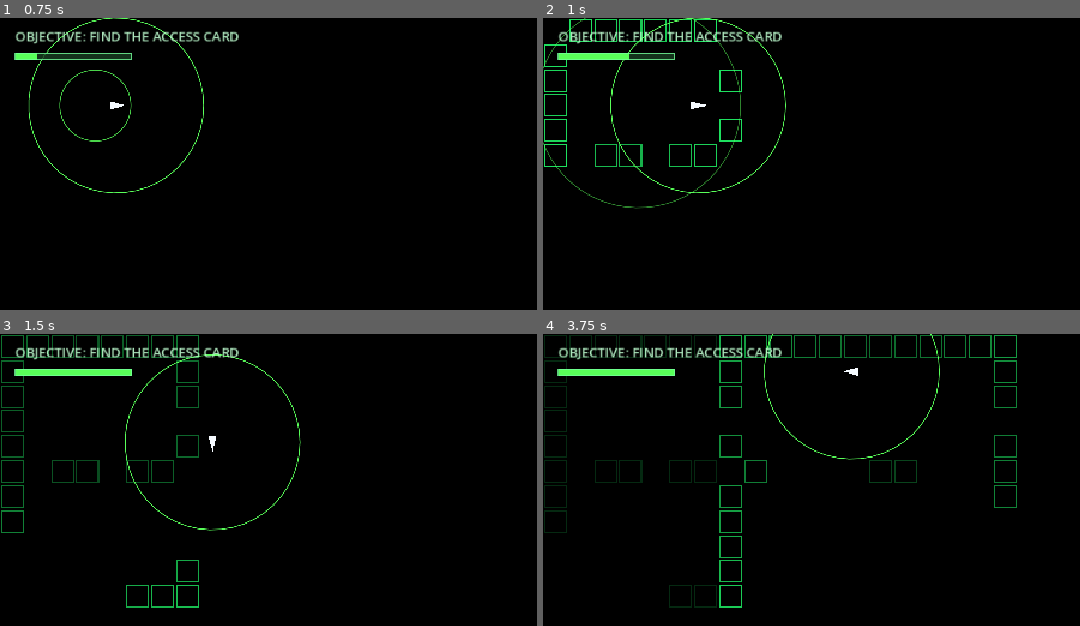
Above: before the commit, frames 1-4 (two rows, left to right).
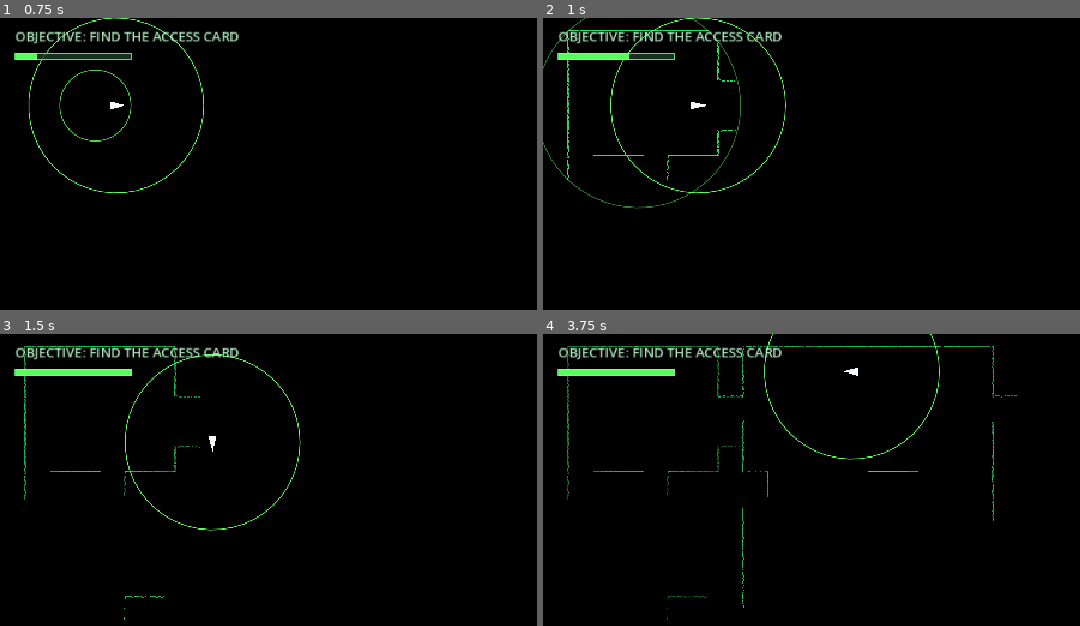
Above: after the commit, the same moments.

Repository: UnderstoodUseYourUsernameHere/Sonar
Game: Godot game, scene res://scenes/main.tscn
Same seed, same stepped clock (60 frames per second), same inputs: the game is played once before the commit and once after it.
Inputs (mouse positions are in pixels of both pictures, inside the frame that each line leads up to):
- Up to frame 1 (0.75 s): tap Enter at 0.5 s; move the mouse to (outside the picture) at 0.52 s; hold Right (move_right) from 0.53 s (still down); tap Space (ping) at 0.6 s; click (outside the picture) at 0.67 s
- Up to frame 2 (1 s): keep holding Right (move_right)
- Up to frame 3 (1.5 s): move the mouse to (outside the picture) at 1.27 s; release Right (move_right) at 1.28 s; hold S (move_down) from 1.28 s (still down); tap Alt at 1.35 s
- Up to frame 4 (3.75 s): tap R (restart) at 2, 2.75 s; move the mouse to (1020, 503) at 2.02 s; release S (move_down) at 2.03 s; hold Right (move_right) 2.03-2.78 s; tap Shift at 2.1 s; move the mouse to (outside the picture) at 2.77 s; hold W (move_up) 2.78-3.53 s; tap Space (ping) at 2.85 s; click (outside the picture) at 2.92 s; move the mouse to (outside the picture) at 3.52 s; hold Left (move_left) from 3.53 s (still down); tap Alt at 3.6 s

Frame 1 is identical in both runs. In frame 2, 1.4% of the frame differs, in the area x 0-38%, y 0-56%; in frame 3, 2.1%; in frame 4, 3.9%, in the area x 0-89%, y 0-98%.

Commit message:
feature: Replace cell-based wall reveal with LIDAR-style ray scan

Diff:
--- a/scripts/main.gd
+++ b/scripts/main.gd
@@ -68,8 +68,16 @@
 const MONSTER_ATTACK_TRIGGER_DISTANCE: float = TILE_SIZE * 0.9
 const MONSTER_ATTACK_WINDUP: float = 0.3
 
-const WALL_DIM_SEEN_ALPHA: float = 0.18 ## A wall thats been seen before never dims below this(its going to be an alpha, sigma oh my god!!!!)
+const WALL_DIM_SEEN_ALPHA: float = 0.35 ## A wall thats been seen before never dims below this(its going to be an alpha, sigma oh my god!!!!)
 const WALL_FLASH_DURATION: float = 1.2
+
+const SCAN_RAY_COUNT: int = 720
+const SCAN_POINT_LENGTH: float = 2.2
+const SCAN_POINT_WIDTH: float = 1.4
+const SCAN_JITTER: float = 0.6
+const SCAN_MAX_POINTS: int = 6000
+const SCAN_HOLD_DURATION: float = 8.0
+const SCAN_FADE_DURATION: float = 12.0
 
 const MONSTER_ROAM_WAIT: float = 0.75
 const MONSTER_ROAM_MIN_DISTANCE: int = 8
@@ -128,11 +136,19 @@
 	"################################"
 ]
 
+class ScanPoint:
+	var position: Vector2
+	var tangent: Vector2
+	var distance: float = 0.0
+	var born_time: float = 0.0
+
 class SonarPulse:
 	var origin: Vector2
 	var origin_cell: Vector2i
 	var radius: float = 0.0
 	var previous_radius: float = 0.0
+	var hits: Array[ScanPoint] = []
+	var next_hit_index: int = 0
 
 	func _init(start_origin: Vector2, start_cell: Vector2i) -> void:
 		origin = start_origin
@@ -177,7 +193,8 @@
 var active_pulses: Array[SonarPulse] = []
 var wall_cells: Array[Vector2i] = []
 var walkable_cells: Array[Vector2i] = []
-var wall_last_lit: Dictionary = {}
+var scan_points: Array[ScanPoint] = []
+var scan_rng: RandomNumberGenerator = RandomNumberGenerator.new()
 
 var last_ping_time: float = -1000.0
 
@@ -256,6 +273,7 @@
 
 	map_is_valid = true
 	monster_rng.randomize()
+	scan_rng.randomize()
 
 	player_draw_position = _cell_center(player_cell)
 	player_draw_angle = Vector2(player_facing).angle()
@@ -719,6 +737,7 @@
 		return
 
 	game_time += delta
+	_update_scan_points()
 
 	if Input.is_action_just_pressed("ping"):
 		_try_emit_ping()
@@ -863,6 +882,70 @@
 			y += step_y
 	return true
 
+func _cast_scan_ray(origin: Vector2, direction: Vector2, max_distance: float) -> ScanPoint:
+	var cell: Vector2i = _cell_from_position(origin)
+	var step_x: int = 1 if direction.x > 0.0 else -1
+	var step_y: int = 1 if direction.y > 0.0 else -1
+
+	var t_max_x: float  = INF
+	var t_delta_x: float = INF
+	if not is_zero_approx(direction.x):
+		var boundary_x: float = float(cell.x + (1 if step_x > 0 else 0)) * TILE_SIZE
+		t_max_x = (boundary_x - origin.x) / direction.x
+		t_delta_x = TILE_SIZE / absf(direction.x)
+
+	var t_max_y: float = INF
+	var t_delta_y: float = INF
+	if not is_zero_approx(direction.y):
+		var boundary_y: float = float(cell.x + (1 if step_y > 0 else 0)) * TILE_SIZE
+		t_max_y = TILE_SIZE / absf(direction.y)
+		t_delta_y = TILE_SIZE / absf(direction.y)
+
+	for _step in range(64):
+		var t: float
+		var tangent: Vector2
+
+		if t_max_x < t_max_y:
+			t = t_max_x
+			t_max_x += t_delta_x
+			cell.x += step_x
+			tangent = Vector2(0.0, 1.0)
+		else:
+			t = t_max_y
+			t_max_y += t_delta_y
+			cell.y += step_y
+			tangent = Vector2(1.0, 0.0)
+
+		if t > max_distance:
+			return null
+
+		if _is_wall(cell):
+			var point: ScanPoint = ScanPoint.new()
+			point.position = origin + direction * t
+			point.tangent = tangent
+			point.distance = t
+			return point
+	return null
+
+func _build_pulse_hits(pulse: SonarPulse) -> void:
+	var angle_offset: float = scan_rng.randf_range(0.0, TAU / SCAN_RAY_COUNT)
+
+	for ray_index in range(SCAN_RAY_COUNT):
+		var angle: float = angle_offset + TAU * float(ray_index) / SCAN_RAY_COUNT
+		var direction: Vector2 = Vector2.from_angle(angle)
+		var hit: ScanPoint = _cast_scan_ray(pulse.origin, direction, PING_MAX_RADIUS)
+
+		if hit == null:
+			continue
+
+		hit.position += Vector2(
+			scan_rng.randf_range(-SCAN_JITTER, SCAN_JITTER),
+			scan_rng.randf_range(-SCAN_JITTER, SCAN_JITTER)
+		)
+		pulse.hits.append(hit)
+
+	pulse.hits.sort_custom(func(a: ScanPoint, b: ScanPoint) -> bool: return a.distance < b.distance)
+
 func _try_emit_ping() -> void:
 	if game_time - last_ping_time < PING_COOLDOWN:
 		return
@@ -870,7 +953,9 @@
 	var origin: Vector2 = player_draw_position
 	var origin_cell: Vector2i = _cell_from_position(origin)
 
-	active_pulses.append(SonarPulse.new(origin, origin_cell))
+	var pulse: SonarPulse = SonarPulse.new(origin, origin_cell)
+	_build_pulse_hits(pulse)
+	active_pulses.append(pulse)
 
 	_make_noise(origin_cell, PING_NOISE_RANGE_TILES, AWARENESS_PER_PING)
 	last_ping_time = game_time
@@ -895,7 +980,7 @@
 	for pulse in active_pulses:
 		pulse.previous_radius = pulse.radius
 		pulse.radius = minf(pulse.radius + PING_SPEED * delta, PING_MAX_RADIUS)
-		_reveal_walls_for_pulse(pulse)
+		_reveal_scan_for_pulse(pulse)
 		_reveal_monster_for_pulse(pulse)
 		_reveal_card_for_pulse(pulse)
 		_reveal_exit_for_pulse(pulse)
@@ -1007,13 +1092,24 @@
 	else:
 		_begin_monster_investigation(last_noise_cell)
 
-func _reveal_walls_for_pulse(pulse: SonarPulse) -> void:
-	for cell in wall_cells:
-		var distance: float = pulse.origin.distance_to(_cell_center(cell))
-
-		if distance > pulse.previous_radius and distance <= pulse.radius:
-			if _has_line_of_sight(pulse.origin_cell, cell):
-				wall_last_lit[cell] = game_time
+func _reveal_scan_for_pulse(pulse: SonarPulse) -> void:
+	while pulse.next_hit_index < pulse.hits.size():
+		var hit: ScanPoint = pulse.hits[pulse.next_hit_index]
+
+		if hit.distance > pulse.radius:
+			return
+
+		hit.born_time = game_time
+		scan_points.append(hit)
+		pulse.next_hit_index += 1
+
+func _update_scan_points() -> void:
+	var total_life: float = WALL_FLASH_DURATION + SCAN_HOLD_DURATION + SCAN_FADE_DURATION
+	while not scan_points.is_empty() and game_time - scan_points[0].born_time >= total_life:
+		scan_points.remove_at(0)
+
+	while scan_points.size() > SCAN_MAX_POINTS:
+		scan_points.remove_at(0)
 
 func _reveal_card_for_pulse(pulse: SonarPulse) -> void:
 	if has_access_card:
@@ -1107,7 +1203,7 @@
 		BACKGROUND_COLOR,
 		true
 	)
-	_draw_revealed_walls()
+	_draw_scan_points()
 	_draw_pulses()
 	_draw_access_card()
 	_draw_exit_marker()
@@ -1152,35 +1248,37 @@
 		monster_dot_offsets.append(dot_offset)
 		monster_dot_sizes.append(dot_radius)
 
-func _draw_revealed_walls() -> void:
-	for cell in wall_cells:
-		if not wall_last_lit.has(cell):
-			continue
-
-		var seconds_since_lit: float = game_time - wall_last_lit[cell]
-
-		var flash: float = clampf(
-			1.0 - seconds_since_lit / WALL_FLASH_DURATION,
-			0.0,
-			1.0
-		)
-		flash = flash * flash
-
-		var alpha: float = lerpf(WALL_DIM_SEEN_ALPHA, 1.0, flash)
-		var color: Color = Color(WALL_COLOR, alpha)
-
-		var wall_rect: Rect2 = Rect2(
-			Vector2(
-				float(cell.x * TILE_SIZE) + 2.0,
-				float(cell.y * TILE_SIZE) + 2.0
-			),
-
-			Vector2(
-				float(TILE_SIZE) - 4.0,
-				float(TILE_SIZE) - 4.0
-			)
-		)
-		draw_rect(wall_rect, color, false, 1.5)
+func _draw_scan_points() -> void:
+	if scan_points.is_empty():
+		return
+
+	var segments: PackedVector2Array = PackedVector2Array()
+	var colors: PackedColorArray = PackedColorArray()
+
+	segments.resize(scan_points.size() * 2)
+	colors.resize(scan_points.size())
+
+	for index in range(scan_points.size()):
+		var point: ScanPoint = scan_points[index]
+		var half_segment: Vector2 = point.tangent * (SCAN_POINT_LENGTH * 0.5)
+
+		segments[index * 2] = point.position - half_segment
+		segments[index * 2 + 1] = point.position + half_segment
+		colors[index] = Color(WALL_COLOR, _scan_point_alpha(game_time - point.born_time))
+
+	draw_multiline_colors(segments, colors, SCAN_POINT_WIDTH)
+
+func _scan_point_alpha(age: float) -> float:
+	if age < WALL_FLASH_DURATION:
+		var flash: float = 1.0 - age / WALL_FLASH_DURATION
+		return lerpf(WALL_DIM_SEEN_ALPHA, 1.0, flash * flash)
+
+	var memory_age: float = age - WALL_FLASH_DURATION - SCAN_HOLD_DURATION
+
+	if memory_age <= 0.0:
+		return WALL_DIM_SEEN_ALPHA
+
+	return WALL_DIM_SEEN_ALPHA * clampf(1.0 - memory_age / SCAN_FADE_DURATION, 0.0, 1.0)
 
 func _draw_access_card() -> void:
 	if has_access_card:
